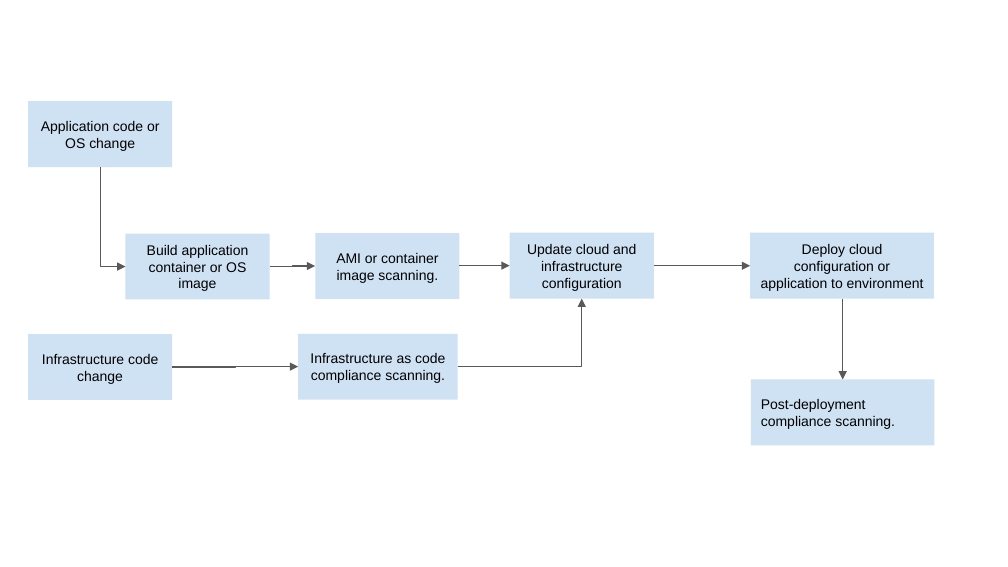
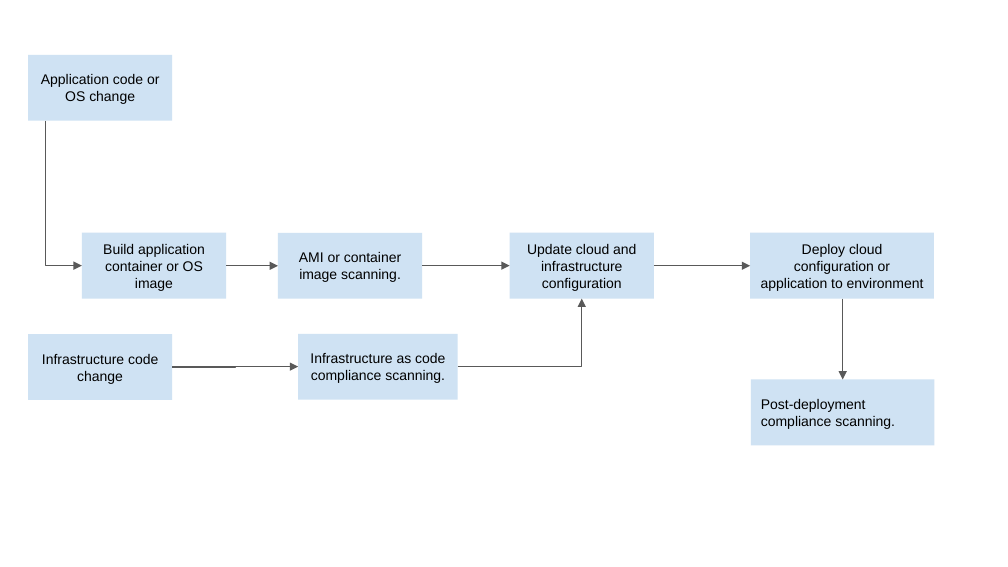
Before and after one commit to vadhri/aws-cloud-arch-labs, a slide deck: slide 1 of aws-cloud-arch/security/DevOpsPipeline.pptx. Drawn at 1008x567 pixels with LibreOffice and Linux fonts; fonts in the diff are those of the drawing. Boxes give left, top, right and bottom in pixels: in the first picture for what was removed or moved away, otherwise in the second. Text is boxed around its words. In the diff, an @@ line names an element or a change of style, - is before the commit and + after.

Commit message:
Update DevOpsPipeline
Update DevOpsPipeline

```diff
--- a/aws-cloud-arch/security/DevOpsPipeline.pptx
+++ b/aws-cloud-arch/security/DevOpsPipeline.pptx
@@ rectangle "Application code or OS change": place and size @@
-rectangle "Application code or OS change" at box(28, 101, 172, 166)
+rectangle "Application code or OS change" at box(28, 54, 172, 120)
@@ elbow arrow moved from (100, 167) - (125, 266) to (45, 121) - (82, 266) @@
@@ rectangle "Build application container or OS ...": place and size @@
-rectangle "Build application container or OS ..." at box(125, 234, 269, 299)
+rectangle "Build application container or OS ..." at box(82, 233, 226, 298)
@@ rectangle "AMI or container image scanning.": place and size @@
-rectangle "AMI or container image scanning." at box(316, 233, 460, 298)
+rectangle "AMI or container image scanning." at box(278, 233, 422, 298)
@@ elbow arrow moved from (269, 266) - (316, 266) to (226, 266) - (278, 266) @@
@@ elbow arrow moved from (460, 266) - (510, 266) to (422, 266) - (510, 266) @@
```
